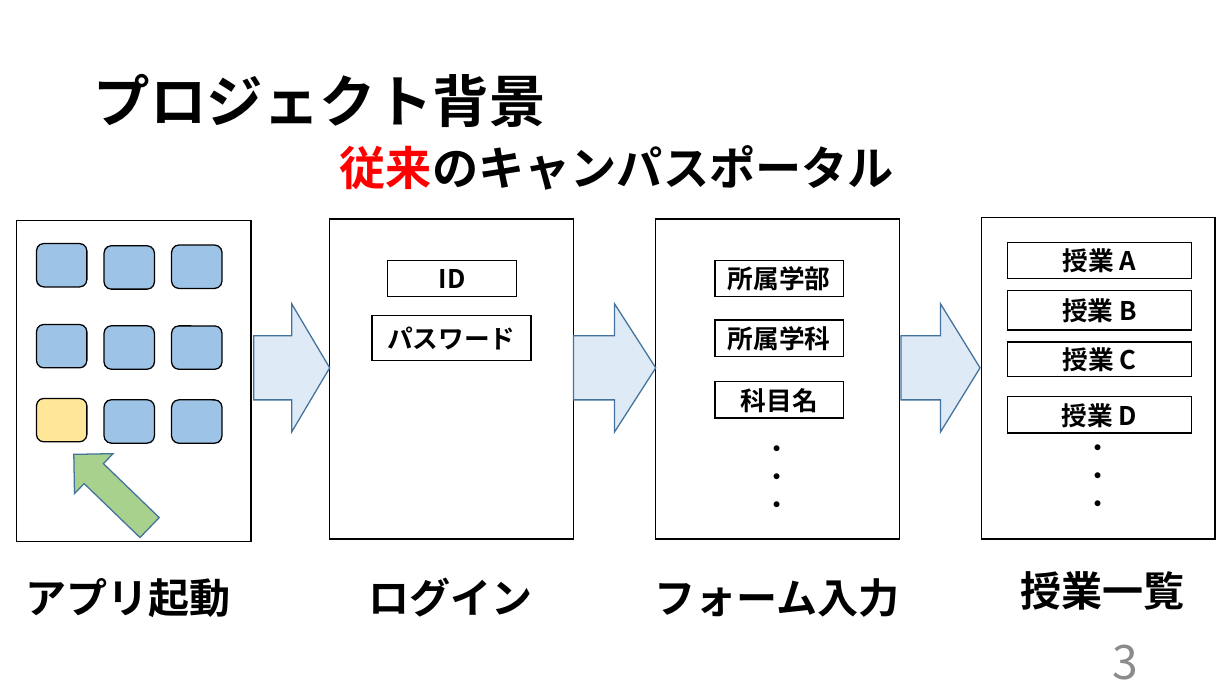
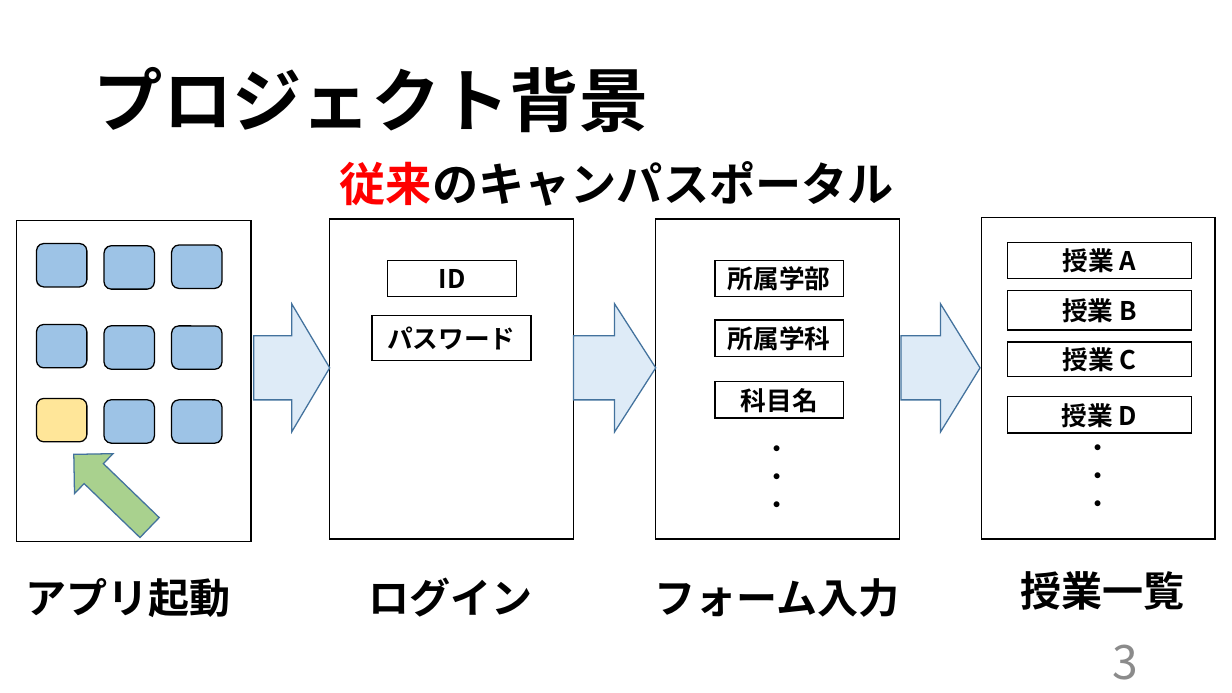
Before and after one commit to kazukiyoshida96/PM-, a slide deck: slide 4 of 最終.pptx. Drawn at 1232x693 pixels with LibreOffice and Linux fonts; fonts in the diff are those of the drawing. Boxes give left, top, right and bottom in pixels: in the first picture for what was removed or moved away, otherwise in the second. Text is boxed around its words. In the diff, an @@ line names an element or a change of style, - is before the commit and + after.

```diff
--- a/最終.pptx
+++ b/最終.pptx
@@ title "プロジェクト背景" at (94,67,648,133): size 44 to 54 pt @@
@@ text "従来のキャンパスポータル": place and size @@
-text "従来のキャンパスポータル" at (340,145,894,190)
+text "従来のキャンパスポータル" at (340,161,894,206)
```
Also in this commit, not shown: 16 other slides changed, 4 other files.
